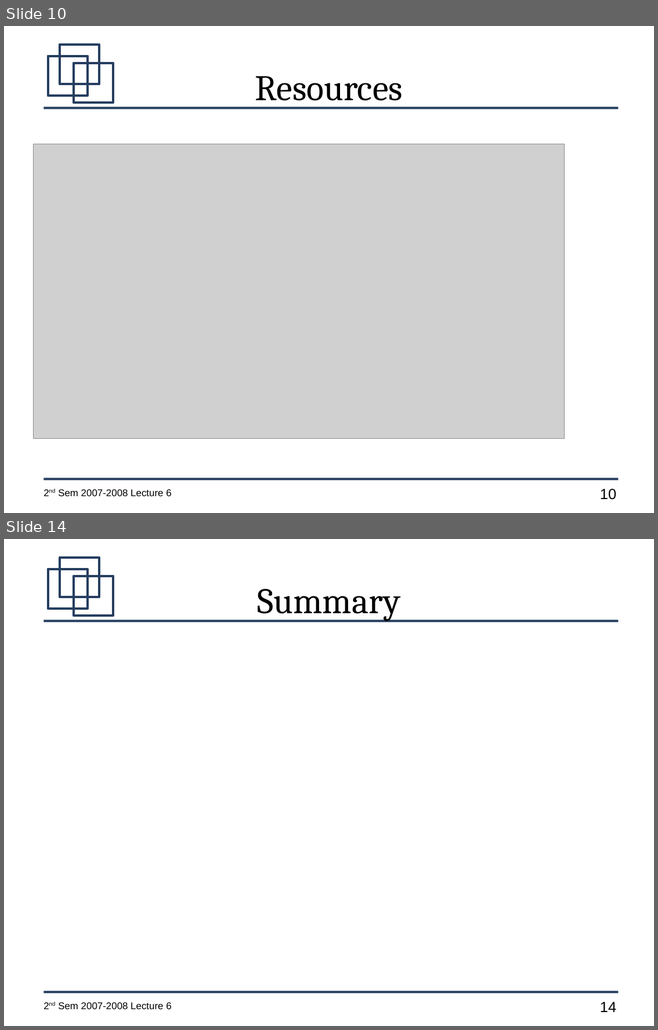
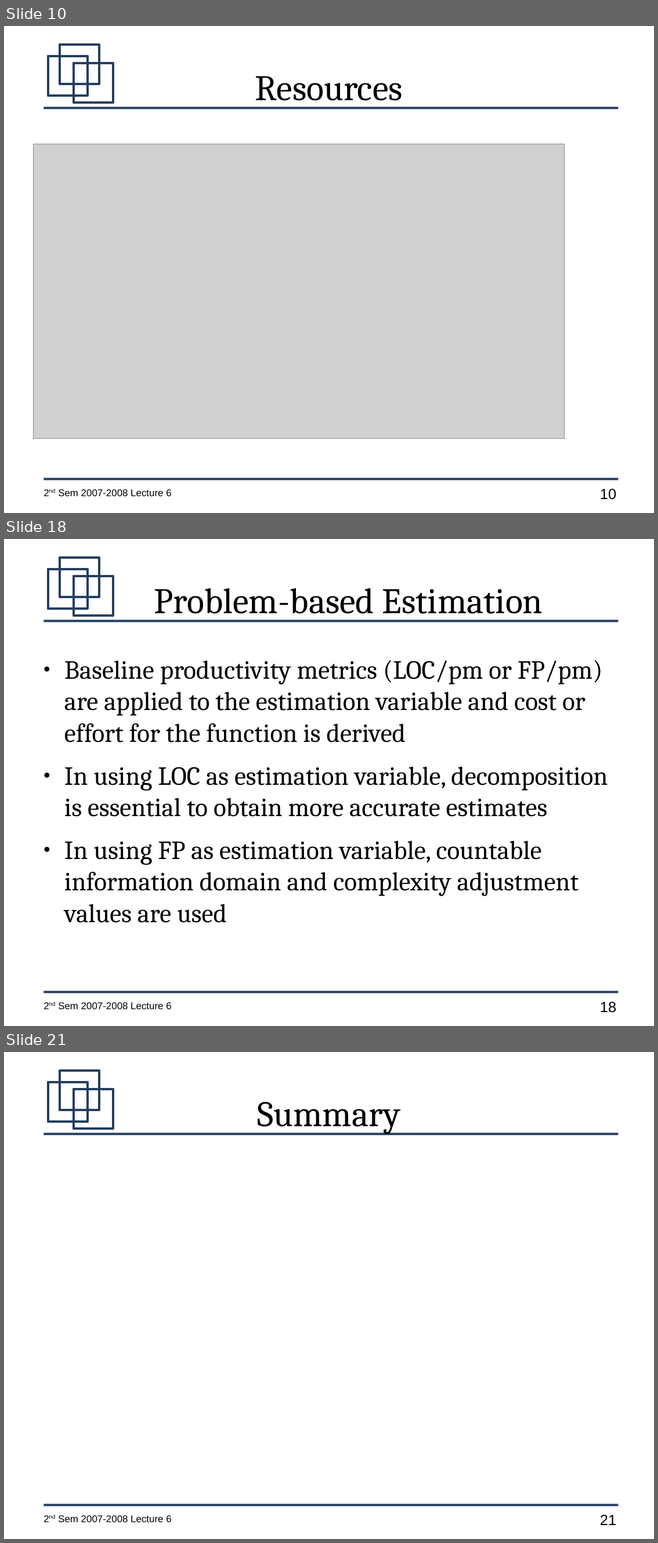
Before and after one commit to jachermocilla/jach-homepage, a slide deck: CMSC128-2nd-Sem-2007-L6.odp. Shown one above the other, each under a label of ours: slides 10 and 14 before the commit, slides 10, 18 and 21 after it; the slides between them are not shown. The pictures are 658x1030 and 658x1543 pixels, drawn with LibreOffice and Linux fonts; fonts in the diff are those of the drawing; grey boxes stand for pictures. Boxes give left, top, right and bottom in pixels: in the first picture for what was removed or moved away, otherwise in the second. Text is boxed around its words. In the diff, an @@ line names an element or a change of style, - is before the commit and + after.

```diff
--- a/CMSC128-2nd-Sem-2007-L6.odp
+++ b/CMSC128-2nd-Sem-2007-L6.odp
@@ slide 18 added at [4,539,654,1026], background #FFFFFF; not listed: 7 template elements that a slide beside it also shows @@
@@ title added at [154,588,543,621], 44 pt, text #000000 @@
+Problem-based Estimation
@@ text added at [64,660,607,923], 32 pt, text #000000 @@
+● Baseline productivity metrics (LOC/pm or FP/pm) are applied to the estimation variable and cost or effort for the function is derived
+● In using LOC as estimation variable, decomposition is essential to obtain more accurate estimates
+● In using FP as estimation variable, countable information domain and complexity adjustment values are used
@@ what was slide 14 is now slide 21 @@
@@ page number at [600,1515,616,1525]: text changed @@
-14
+21
```
Also in this commit, not shown: 4 slides changed, 6 other slides added.
